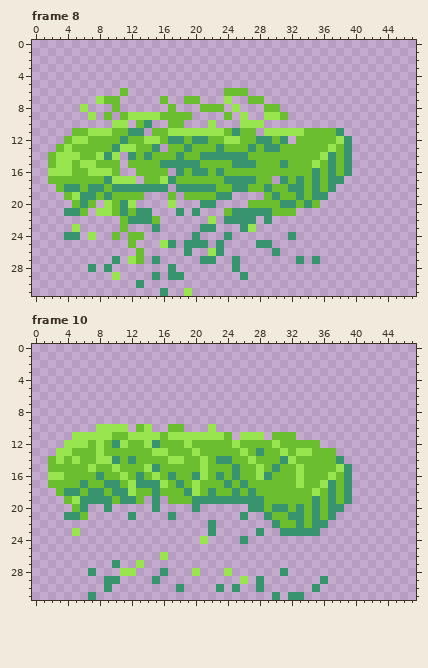
Pixel-art file, stored at sinkdungeon_resource/OtherTexure/metal/metalhand.ase. That is the earlier state.
48x32 pixels, 29 frames. Shown: frame 8, frame 10. The commit also changed other frames, which this record leaves out.
After the commit:
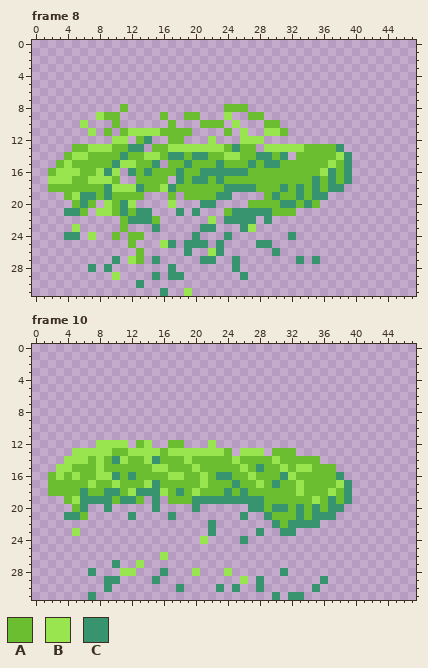
Palette (. is transparent): A #6abe30  B #99e550  C #37946e
From old to new:
Changed rows in their new state; - is an unchanged pixel.
Frame 8:
first column x 2:
 6 ---------.------------...-------------
 7 ------...-----.--..---.--..-----------
 8 ----.---.A-----.---...AAA--..---------
 9 -----.B-A.....-..-A---B-.AA...--------
10 ----B---A.-..---.--AAA-B...AA---------
11 ---..-.A.-BBBB-AAA....-.B.---A.......-
12 --......BB.-C..AA...B...BBB...-.......
13 -..--BBBAACC.AABBBBBBB-C-A.BBBBB---AC.
14 ..A-B-AAACA-BB-C--C-AABBA-CC-C.---AAB-
15 .A--AA--CBB--C.AA-A--C-AA--CCA---A-B--
16 A--B-A-CB-C-C--A--A-C-CCC--------AB---
17 BBB--BBBA..A--A.C-CC-CAAAA--AA-A----AC
18 A-AA-AACBBB-AABCAAAAA-C--C-A-CA-----C-
Frame 10:
first column x 2:
10 ------....-..--..---.-----------------
11 ---....................-...-...-------
12 --....-BB-.--..--...B.............----
13 -..BBB-B--BBB-ABBB-BBB-.-BB.-A-.....--
14 ..B-B--A-BA-BC-AAB-A-AAB-A--BAA---...-
15 .BB--AB-A---ABB---BA---AB-C-AB--B---..
16 A--B--BBCACA-A-BB-A---CA-BAA-CBA---AC.
17 ----AB-AB-AAB-A-A-AB--ACA-B-C-----AAB-
18 A-AACAAC-A-CC-B-CA--A-CACA-----B-A-B--
19 ---------------------------------B----
21 ------------------------------A---C---
22 ------------------------------C-C-.---
23 -------------------------------...----
Pixel boxes of the changes (left, top, right, bottom) in both pictures:
changed: (48, 88, 352, 192)
changed: (48, 424, 352, 536)
